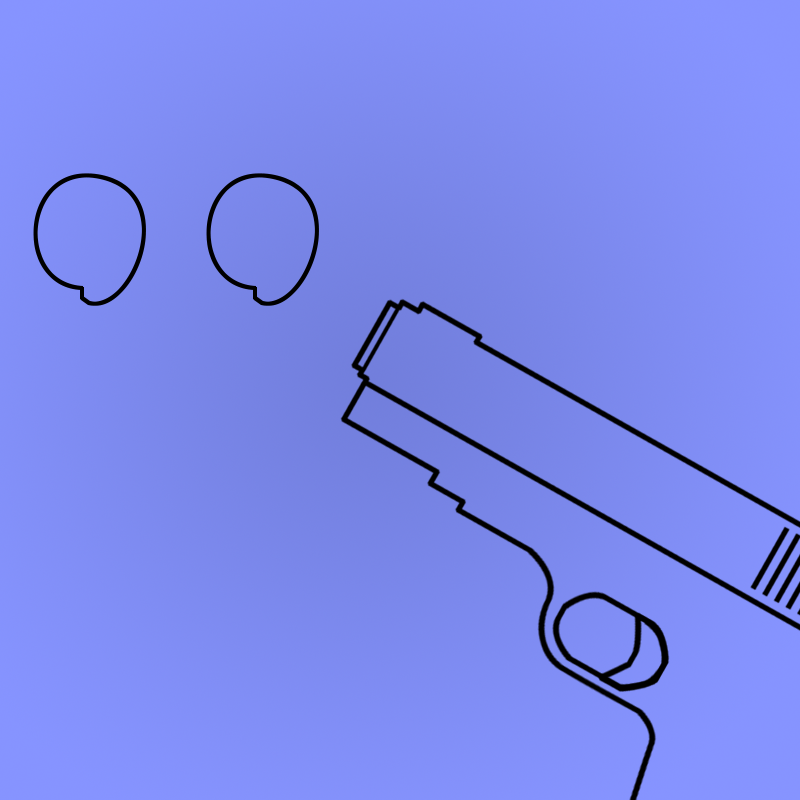
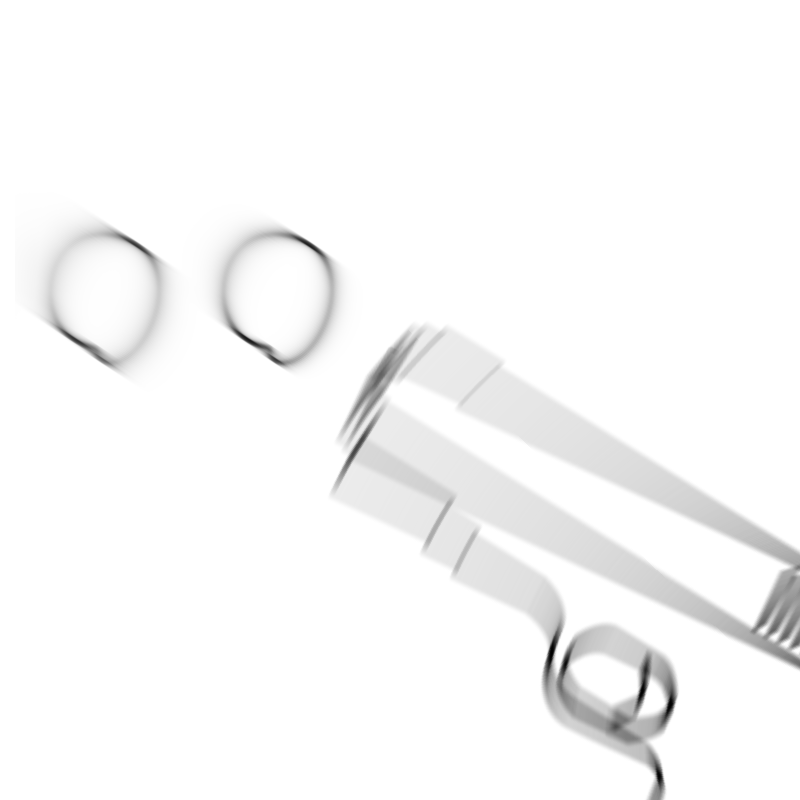
Layer changes from the first 800 × 800 image to the second:
removed group "따옴표" (3 layers) over <box>33,173,319,306</box>
renamed "’’ 복사" to "따옴표 복사", showed it, moved it out of group "따옴표", painted on it over <box>15,177,363,392</box>
removed group "총" (1st of 2) (2 layers) over <box>340,298,800,800</box>
removed layer "트리거" from group "총" over <box>597,612,670,693</box>
renamed "레이어 1" to "따옴표", hid it, moved it out of group "따옴표" over <box>33,173,319,306</box>
added layer "총 복사" above "총" over <box>327,320,800,800</box>
hid "총", moved it out of group "총", painted on it over <box>340,298,800,800</box>
painted on "레이어 2" over <box>0,0,800,800</box>
